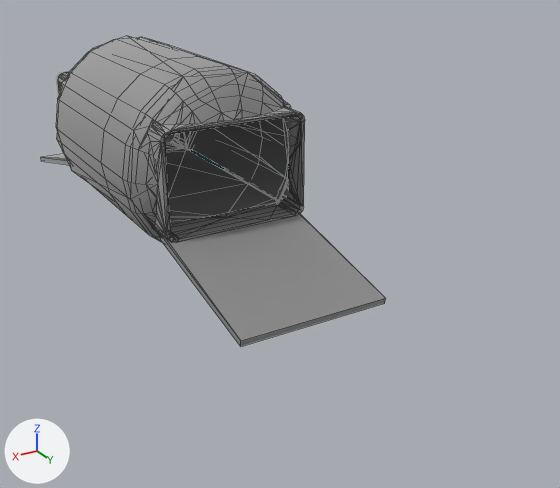
An edit to the Blender file Assets/Resources/Architecture/Habitats/Airlocks/Airlock5x3x10.blend, drawn before and after from the same camera.
Camera for both pictures: a camera (50 mm lens) standing at (10.5, 30.0, 9.1) and looking at (-1.6, 9.8, -1.0). The lights are fixed; the arrows at lower left show +X, +Y and +Z. Mesh edges are drawn as thin lines on the coarser meshes.

Names of what the first picture shows: 'AirlockBody', 'AirlockCollider'.
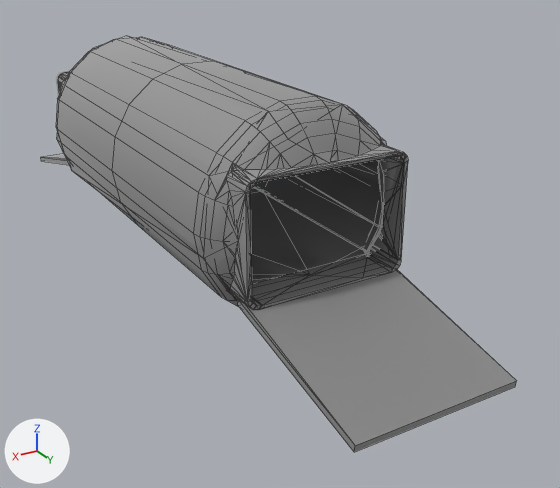
Location of each change, [x1, y1, x2, y2] in pixels of the pictures (560 x 488 px; the box of a moved part takes in the faces that stretch with it):
'AirlockCollider', reshaped (38% wider, 34% taller): before [45, 36, 385, 341]; after [45, 36, 516, 446]
'AirlockBody', reshaped (38% wider, 34% taller): before [41, 37, 386, 346]; after [41, 37, 517, 452]
part 1 of me_airlockbodymesh_001, moved or reshaped: before [61, 36, 385, 341]; after [61, 36, 516, 446]
part 2 of me_airlockbodymesh, moved or reshaped: before [161, 235, 386, 346]; after [238, 299, 517, 452]
part 3 of me_airlockbodymesh, moved or reshaped: before [57, 37, 285, 234]; after [57, 37, 379, 296]
part 4 of me_airlockbodymesh, moved or reshaped: before [122, 66, 305, 242]; after [193, 96, 408, 310]

Edits to the bpy script that builds the scene:
```text
Change me_airlockbodymesh_001:
    where me_airlockbodymesh_001.from_pydata(...)  # 70 vertices, 121 faces; spans x -3.0..3.0, y -4.5..14.5, z -1.2..4.7
    used by ob_airlockcollider; location = (0.0, 0.0, 0.0)
    me_airlockbodymesh_001 part 1: all 35 vertices in x -3.0..3.0, y 8.6..14.5, z -1.2..4.6 are moved by (0.0, 5.0, 0.0)
Change me_airlockbodymesh:
    used by ob_airlockbody; location = (0.0, 0.0, 0.0)
    remove me_airlockbodymesh.from_pydata(...)  # 789 vertices, 1206 faces; spans x -3.1..3.1, y -4.5..14.5, z -1.4..4.7
    add me_airlockbodymesh.from_pydata(...)  # 789 vertices, 1206 faces; spans x -3.1..3.1, y -4.5..19.5, z -1.4..4.7
    me_airlockbodymesh part 2: the loose piece of 8 vertices spanning x -2.4..2.4, y 9.4..14.5, z -1.3..0.0 is moved by (0.0, 5.0, 0.0)
    me_airlockbodymesh part 3: all 45 vertices in x -3.1..3.1, y 6.5, z -1.4..4.7 are moved by (0.0, 1.0, 0.0)
    me_airlockbodymesh part 4: 364 of the vertices in x -3.1..3.1, y 7.7..10.0, z -1.4..4.7 are moved by (0.0, 5.0, 0.0)
```
